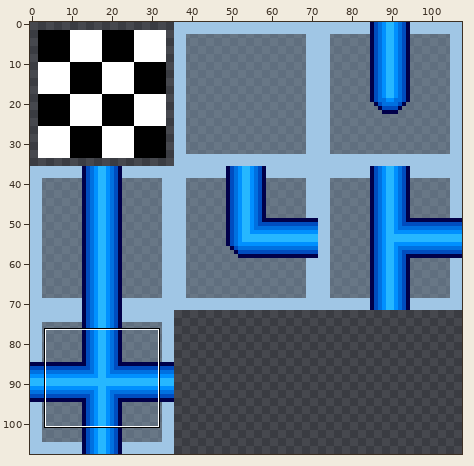
Two states of a sprite sheet, WFC-GML/tilesets/ts_pipes/output_tileset.png. The picture above shows the old version from afar; the outline marks the close-up.
Close-up. Old version:
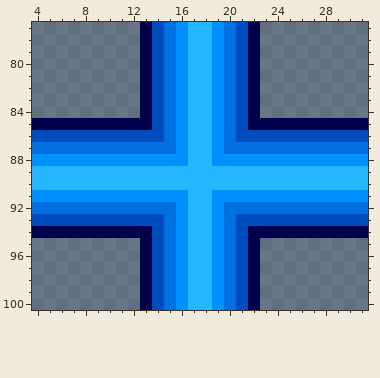
The file is 108x108 pixels. Shown: x 4..31, y 77..100.
The same view after the edit:
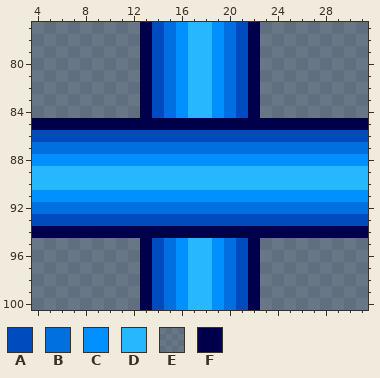
Palette (. is transparent): A #004cbf  B #0070e0  C #0090ff  D #26b7ff  E #a0c6e55f  F #00004a
Difference:
Colour B gives way to colour A in row 86 at x 15 and 20; in row 93 at x 15 and 20.
Colour C gives way to colour A in row 86 at x 16 and 19; in row 93 at x 16 and 19.
Colour D gives way to colour A in row 86 at x 17 to 18; in row 93 at x 17 to 18.
Colour C gives way to colour B in row 87 at x 16 and 19; in row 92 at x 16 and 19.
Colour D gives way to colour B in row 87 at x 17 to 18; in row 92 at x 17 to 18.
Colour D gives way to colour C in row 88 at x 17 to 18; in row 91 at x 17 to 18.
Colour A gives way to colour F in row 85 at x 14 and 21; in row 94 at x 14 and 21.
Colour B gives way to colour F in row 85 at x 15 and 20; in row 94 at x 15 and 20.
Colour C gives way to colour F in row 85 at x 16 and 19; in row 94 at x 16 and 19.
Colour D gives way to colour F in row 85 at x 17 to 18; in row 94 at x 17 to 18.
Changed places in both close-ups, as pixel boxes (x1, y1, x2, y2):
changed: (152, 118, 248, 238)
